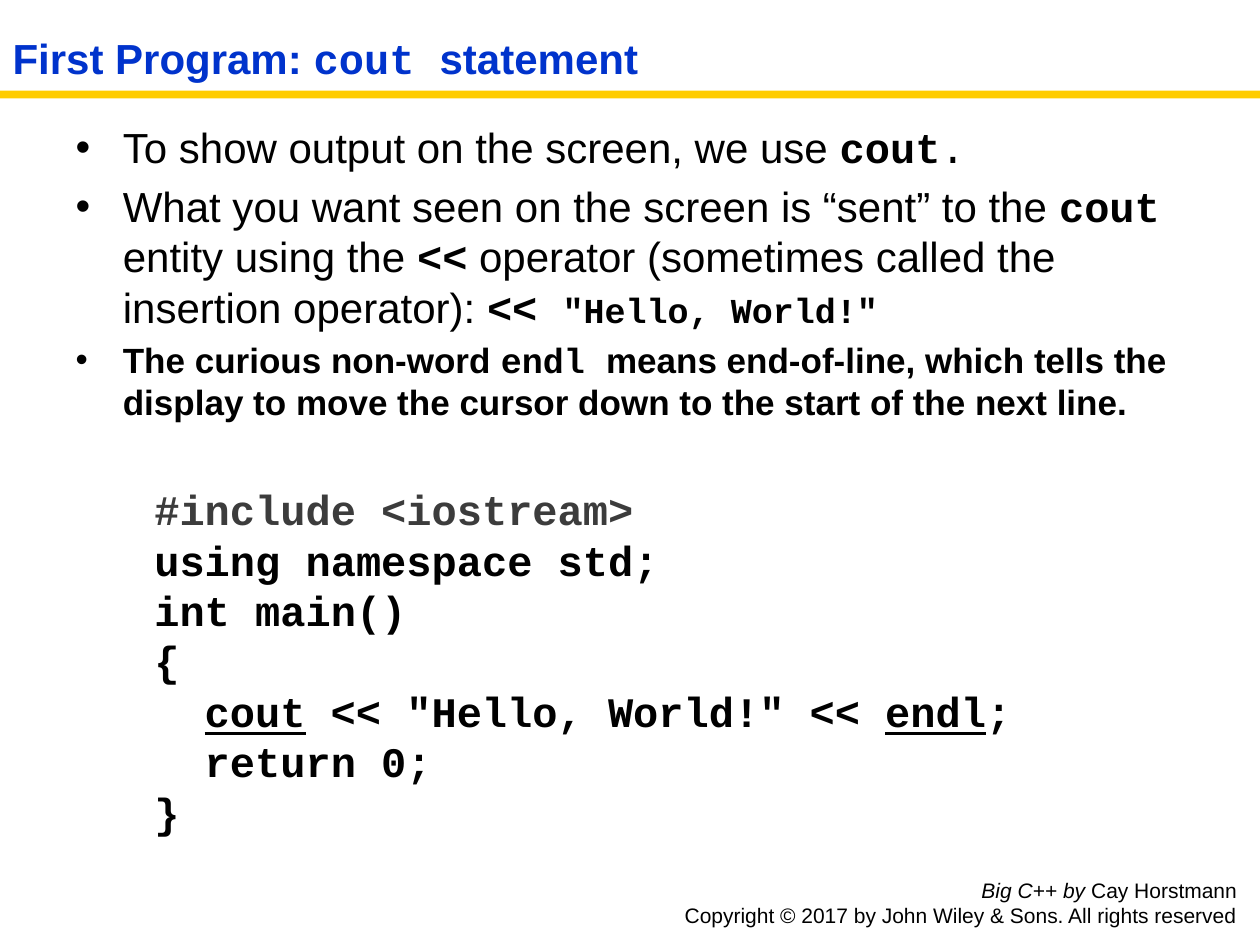
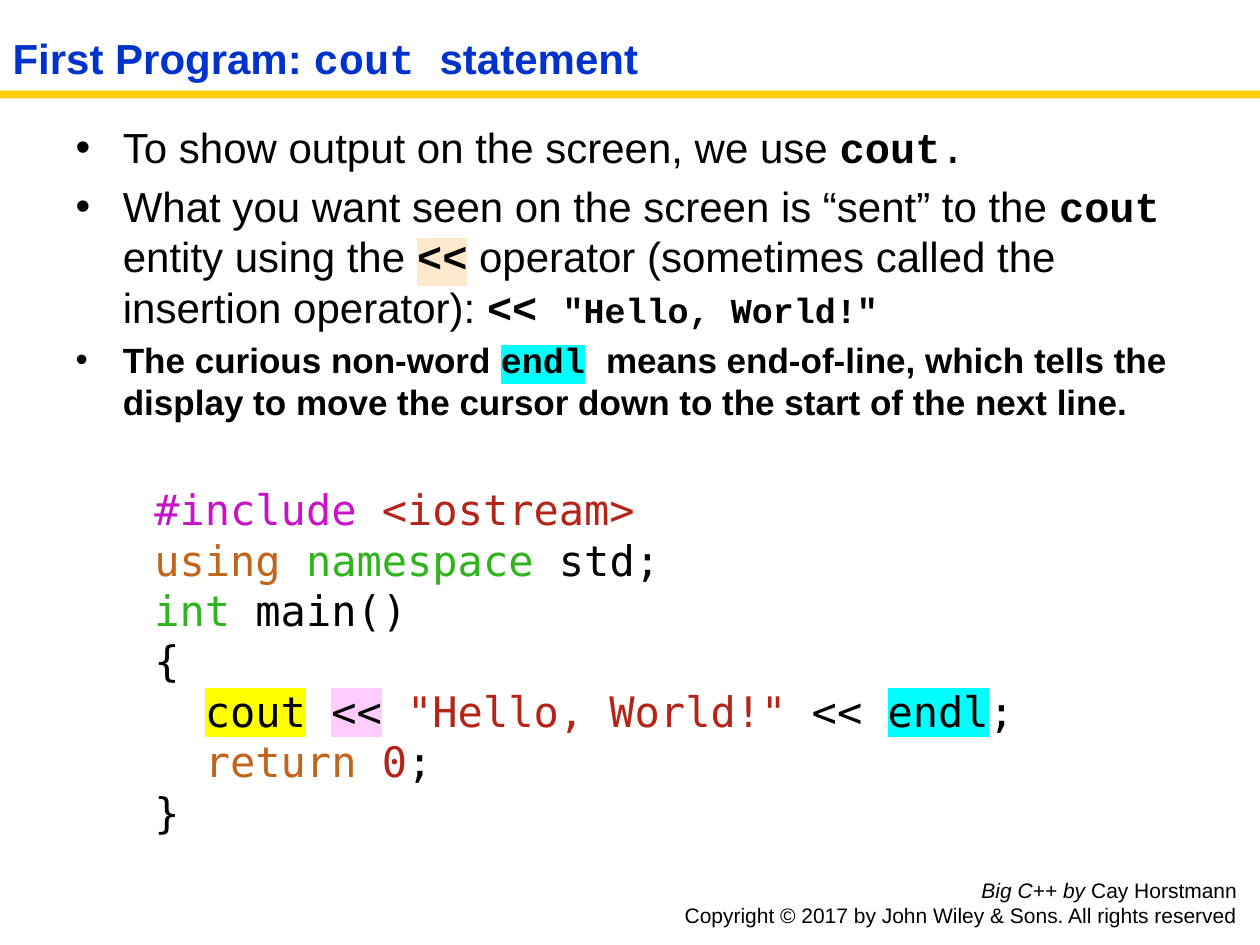
Before and after one commit to tong-yee/tong-yee.github.io, a slide deck: slide 7 of 135/slides/ch01/ch01_sec_1_5.pptx. Drawn at 1260x945 pixels with LibreOffice and Linux fonts; fonts in the diff are those of the drawing. Boxes give left, top, right and bottom in pixels: in the first picture for what was removed or moved away, otherwise in the second. Text is boxed around its words. In the diff, an @@ line names an element or a change of style, - is before the commit and + after.

```diff
--- a/135/slides/ch01/ch01_sec_1_5.pptx
+++ b/135/slides/ch01/ch01_sec_1_5.pptx
@@ text at box(123, 191, 1167, 422): highlight none to #FFE9CC in "<<"; highlight none to #00FFFF in "endl" @@
@@ text "#include <iostream>" at box(154, 493, 1014, 783): font Courier New to DejaVu Sans Mono, bold off; text colour #3C3C3C to #C814C9 in "#include"; text colour #3C3C3C to #B42419 in "<iostream>"; text colour #000000 to #C1651C in "using", "return"; text colour #000000 to #2FB41D in "namespace", "int"; text colour #000000 to #B42419 in ""Hello, World!"", "0;"; highlight none to #FFFF00 in "cout"; highlight none to #FFCCFF in "<<"; highlight none to #00FFFF in "endl;"; underline off in "cout endl;" @@
```
Also in this commit, not shown: 8 other slides changed, 8 other files.
